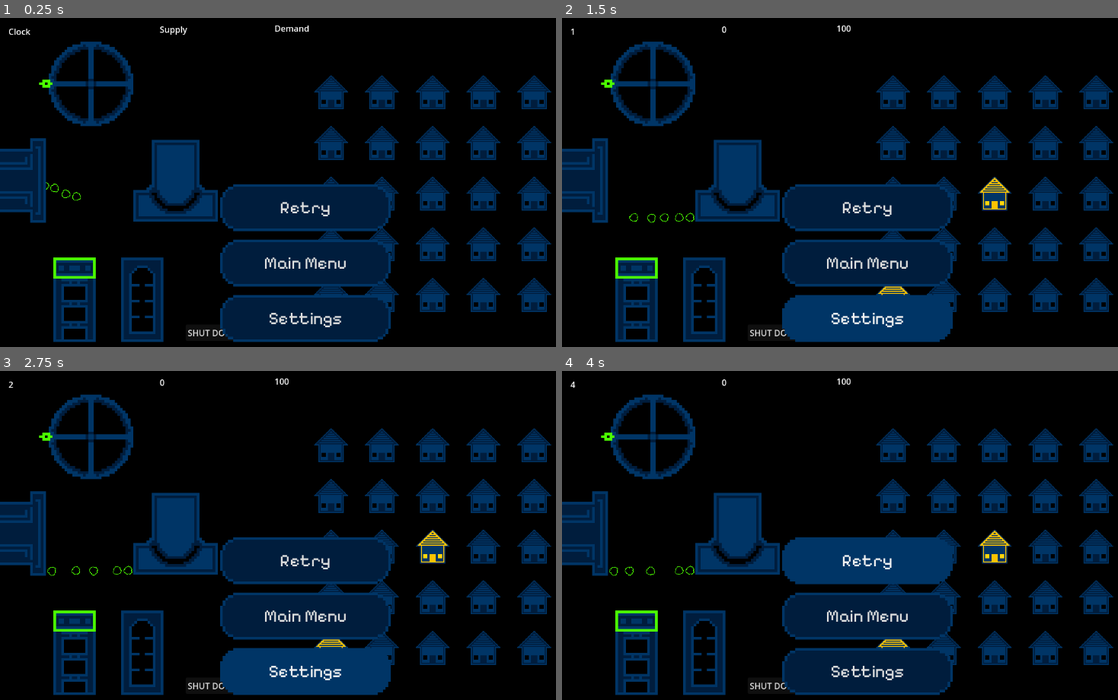
Above: before the commit, frames 1-4 (two rows, left to right).
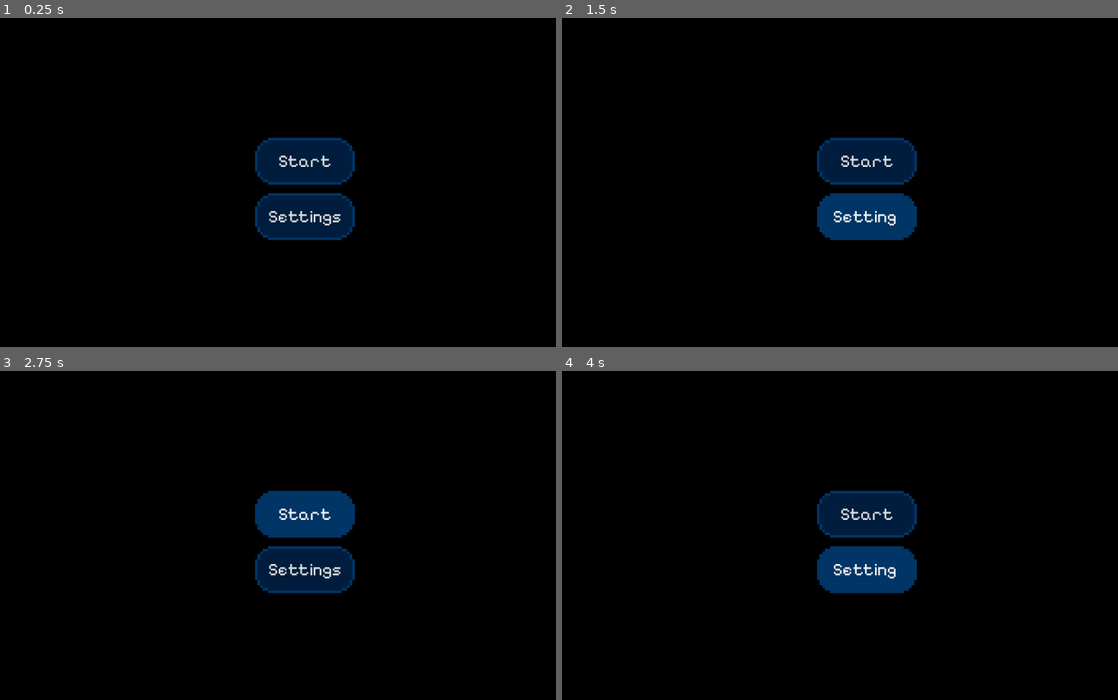
Above: after the commit, the same moments.

Repository: CWmain/BigModeGameJam2025
Game: Godot game, scene res://Levels/main_menu.tscn
Same seed, same stepped clock (60 frames per second), same inputs: the game is played once before the commit and once after it. Before the commit the project starts from res://Levels/main_scene.tscn.
Inputs (mouse positions are in pixels of both pictures, inside the frame that each line leads up to):
- Up to frame 1 (0.25 s): no input
- Up to frame 2 (1.5 s): click (773, 333) at 0.5 s, where only the run before the commit has a clickable "SHUT DOWN"; click "Settings" at 1.25 s
- Up to frame 3 (2.75 s): click (305, 515) at 2 s, where only the run after the commit has a clickable "Start"
- Up to frame 4 (4 s): click (867, 515) at 2.75 s, where only the run after the commit has a clickable "Start"; click (867, 561) at 3.5 s, where only the run before the commit has a clickable "Retry"

The runs differ from the first frame. In frame 1, 31% of the frame differs, in the area x 0-100%, y 2-99%; in frame 2, 32%; in frame 3, 31%; in frame 4, 31%.

Commit message:
Created the stubs for main menu

Diff:
--- /dev/null
+++ b/Levels/main_menu.gd
@@ -0,0 +1,9 @@
+extends Node2D
+
+
+func _on_start_pressed():
+	print("Go to load screen to background load level / particles")
+
+
+func _on_settings_pressed():
+	print("Hide menu options and show settings options")
--- /dev/null
+++ b/Levels/main_menu.tscn
@@ -0,0 +1,33 @@
+[gd_scene load_steps=3 format=3 uid="uid://ckvmepqhhb0xq"]
+
+[ext_resource type="Theme" uid="uid://br0lkmc6eeu2c" path="res://Themes/MenuButtons.tres" id="1_0i5ir"]
+[ext_resource type="Script" path="res://Levels/main_menu.gd" id="1_mow3w"]
+
+[node name="mainMenu" type="Node2D"]
+script = ExtResource("1_mow3w")
+
+[node name="MenuOptions" type="Control" parent="."]
+layout_mode = 3
+anchors_preset = 0
+offset_right = 40.0
+offset_bottom = 40.0
+
+[node name="VBoxContainer" type="VBoxContainer" parent="MenuOptions"]
+layout_mode = 0
+offset_left = 482.0
+offset_top = 227.0
+offset_right = 671.0
+offset_bottom = 421.0
+theme = ExtResource("1_0i5ir")
+theme_override_constants/separation = 16
+
+[node name="Start" type="Button" parent="MenuOptions/VBoxContainer"]
+layout_mode = 2
+text = "Start"
+
+[node name="Settings" type="Button" parent="MenuOptions/VBoxContainer"]
+layout_mode = 2
+text = "Settings"
+
+[connection signal="pressed" from="MenuOptions/VBoxContainer/Start" to="." method="_on_start_pressed"]
+[connection signal="pressed" from="MenuOptions/VBoxContainer/Settings" to="." method="_on_settings_pressed"]
--- a/project.godot
+++ b/project.godot
@@ -11,7 +11,7 @@
 [application]
 
 config/name="Power Grid"
-run/main_scene="res://Levels/main_scene.tscn"
+run/main_scene="res://Levels/main_menu.tscn"
 config/features=PackedStringArray("4.2", "Forward Plus")
 config/icon="res://icon.svg"
 
